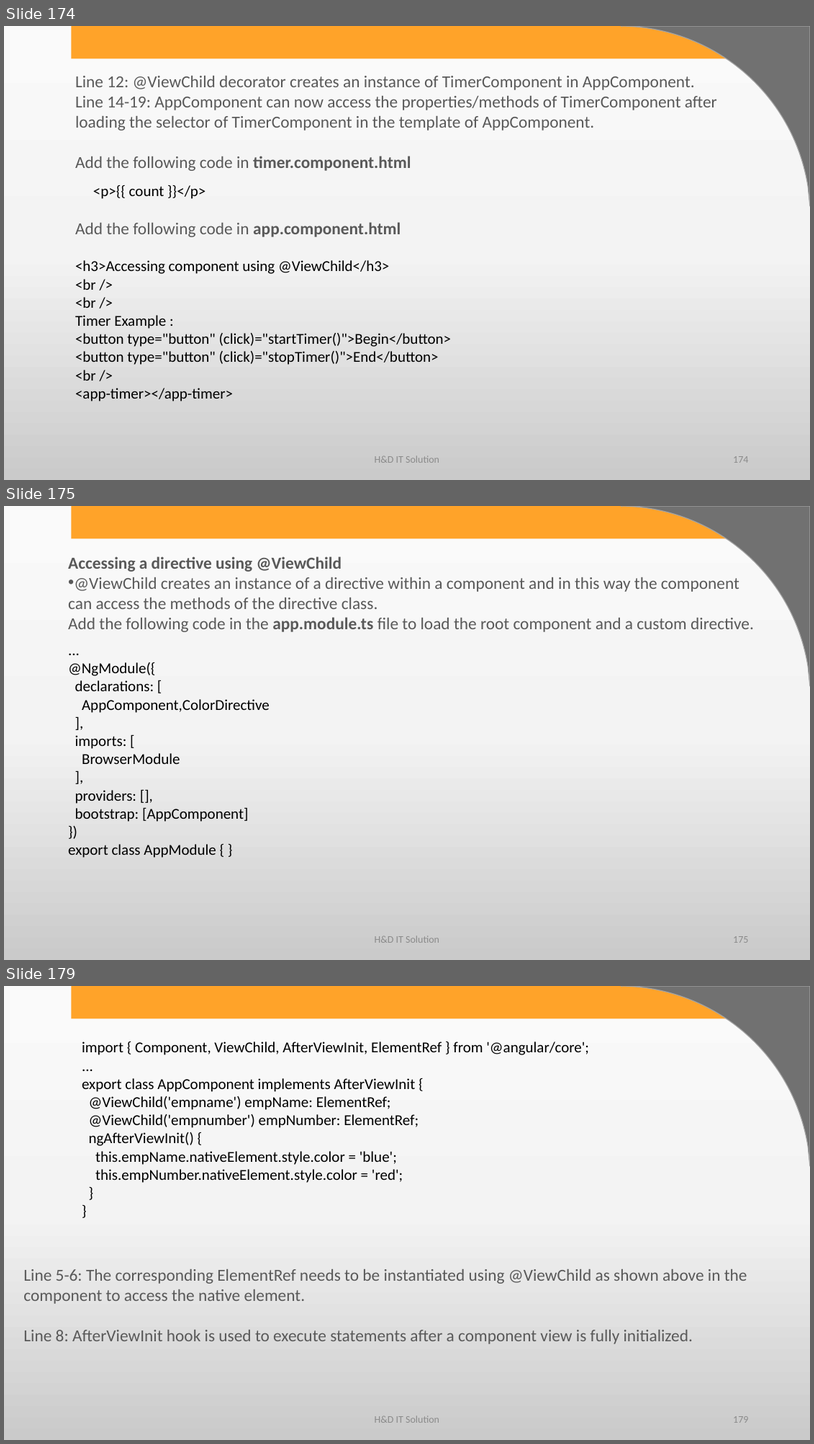
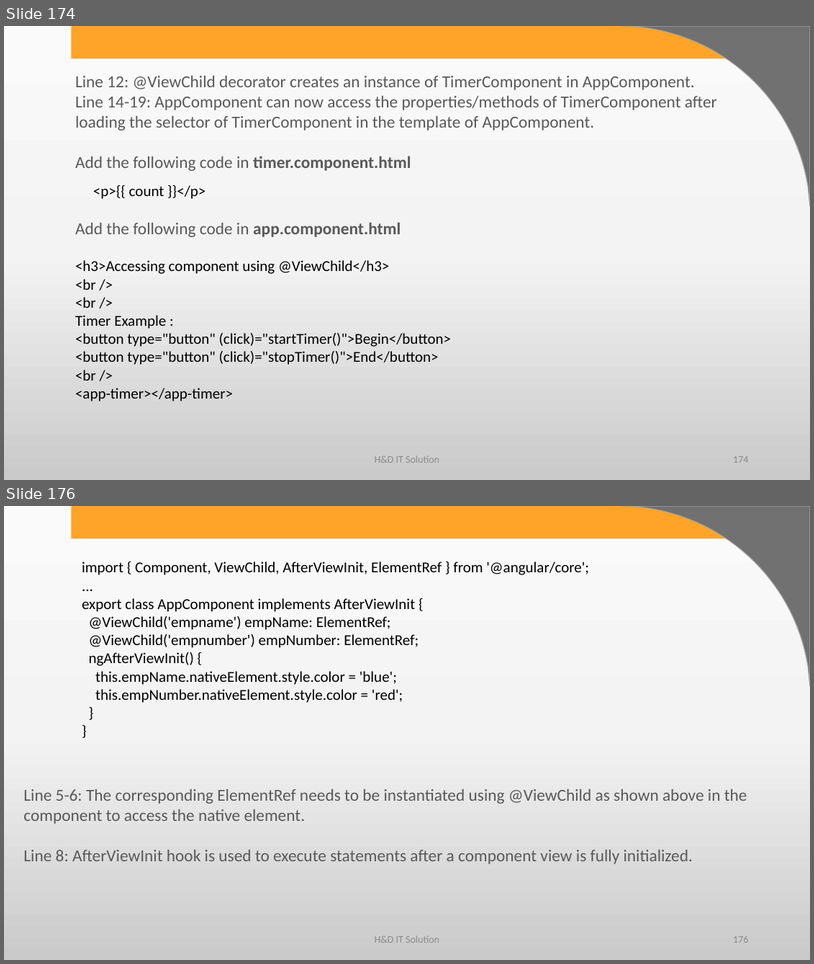
Before and after one commit to harshadasawant/infiniteAngular, a slide deck: ppt/ANGULAR.pptx. Shown one above the other, each under a label of ours: slides 174, 175 and 179 before the commit, slides 174 and 176 after it; the slides between them are not shown. The pictures are 814x1444 and 814x964 pixels, drawn with LibreOffice and Linux fonts; fonts in the diff are those of the drawing; background and template pictures are left out. Boxes give left, top, right and bottom in pixels: in the first picture for what was removed or moved away, otherwise in the second. Text is boxed around its words. In the diff, an @@ line names an element or a change of style, - is before the commit and + after.

Commit message:
template ref and directive with @viewChild

```diff
--- a/ppt/ANGULAR.pptx
+++ b/ppt/ANGULAR.pptx
@@ slide 175 removed at box(4, 506, 810, 960), background gradient #FBFBFB to #F4F4F4 to #CBCBCB; not listed: 2 template elements that a slide beside it also shows @@
@@ text removed at box(68, 556, 754, 632) @@
-Accessing a directive using @ViewChild
-• @ViewChild creates an instance of a directive within a component and in this way the component can access the methods of the directive class.
-Add the following code in the app.module.ts file to load the root component and a custom directive.
@@ text removed at box(68, 662, 270, 857) @@
-...
-@NgModule({
-declarations: [
-AppComponent,ColorDirective
-],
-imports: [
-BrowserModule
-],
-providers: [],
-bootstrap: [AppComponent]
-})
-export class AppModule { }
@@ text removed at box(375, 935, 440, 942) @@
-H&D IT Solution
@@ page number removed at box(733, 936, 748, 942) @@
-175
@@ what was slide 179 is now slide 176 @@
```
Also in this commit, not shown: 3 slides changed, 2 other slides removed, 5 other files.
